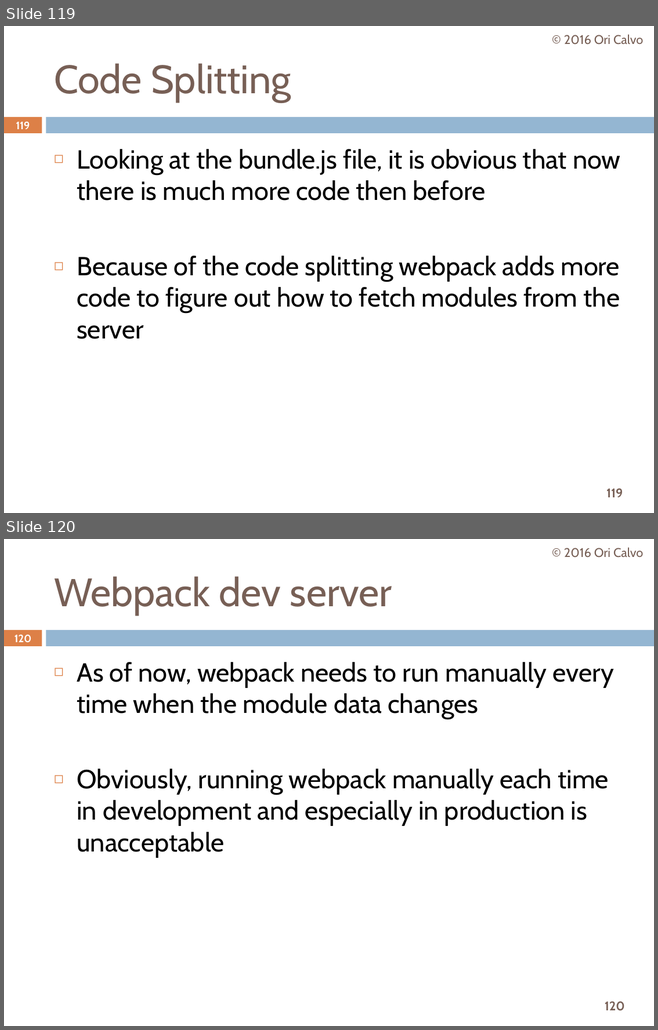
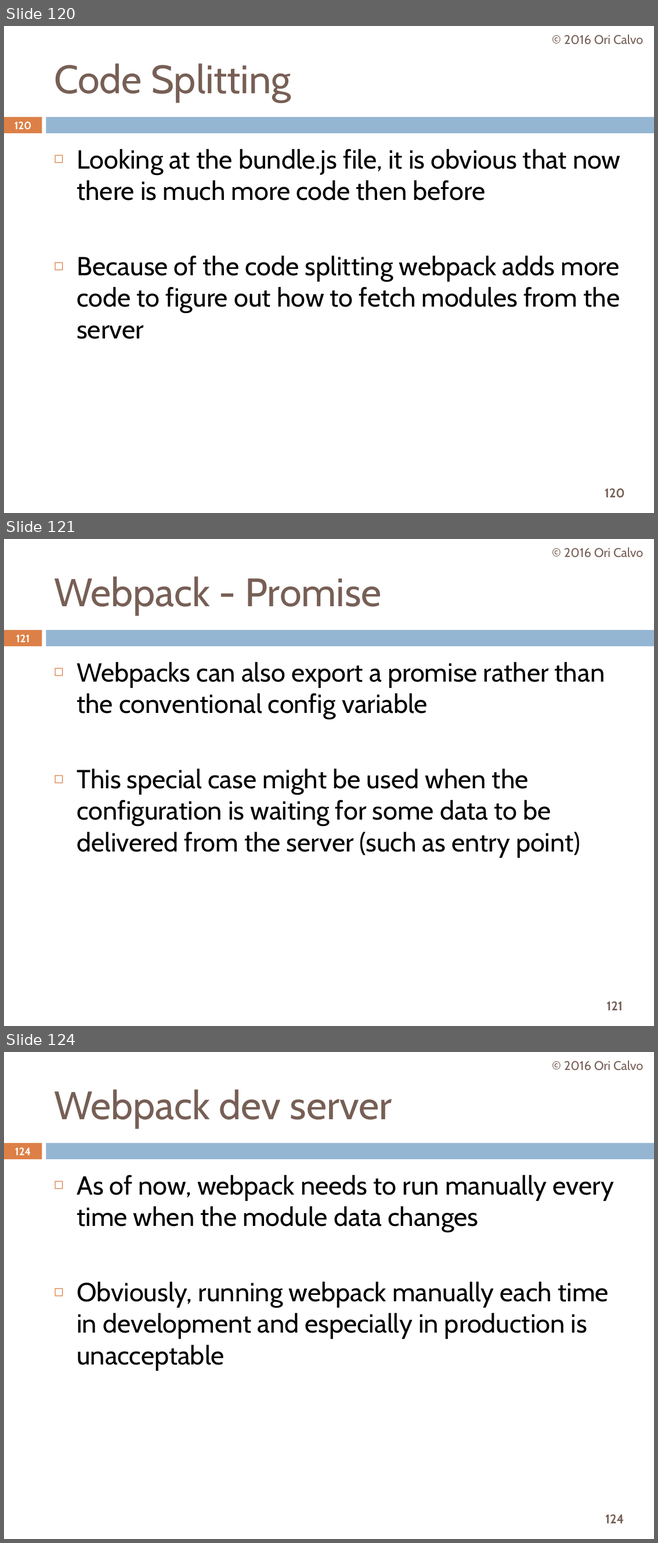
Before and after one commit to oricalvo/course-webpack, a slide deck: Webpack.pptx. Shown one above the other, each under a label of ours: slides 119 and 120 before the commit, slides 120, 121 and 124 after it; the slides between them are not shown. The pictures are 658x1030 and 658x1543 pixels, drawn with LibreOffice and Linux fonts; fonts in the diff are those of the drawing. Boxes give left, top, right and bottom in pixels: in the first picture for what was removed or moved away, otherwise in the second. Text is boxed around its words. In the diff, an @@ line names an element or a change of style, - is before the commit and + after.

```diff
--- a/Webpack.pptx
+++ b/Webpack.pptx
@@ slide 121 added at [4,539,654,1026], background #FFFFFF; not listed: 3 template elements that a slide beside it also shows @@
@@ text added at [564,547,643,558], 14 pt, text #775F55 @@
+© 2016 Ori Calvo
@@ title added at [54,576,381,615], 44 pt, text #775F55 @@
+Webpack - Promise
@@ page number added at [16,635,30,642], 11.9 pt, text #FFFFFF, bold @@
+121
@@ text added at [76,662,605,858], 29 pt, text #000000 @@
+◻ Webpacks can also export a promise rather than the conventional config variable
+◻ This special case might be used when the configuration is waiting for some data to be delivered from the server (such as entry point)
@@ what was slide 119 is now slide 120 @@
@@ page number at [14,122,32,129]: text changed @@
-119
+120
@@ page number at [604,488,625,498]: text changed @@
-119
+120
@@ what was slide 120 is now slide 124 @@
@@ page number at [15,1148,31,1155]: text changed @@
-120
+124
@@ page number at [605,1514,623,1524]: text changed @@
-120
+124
```
Also in this commit, not shown: 82 slides changed, 3 other slides added.
